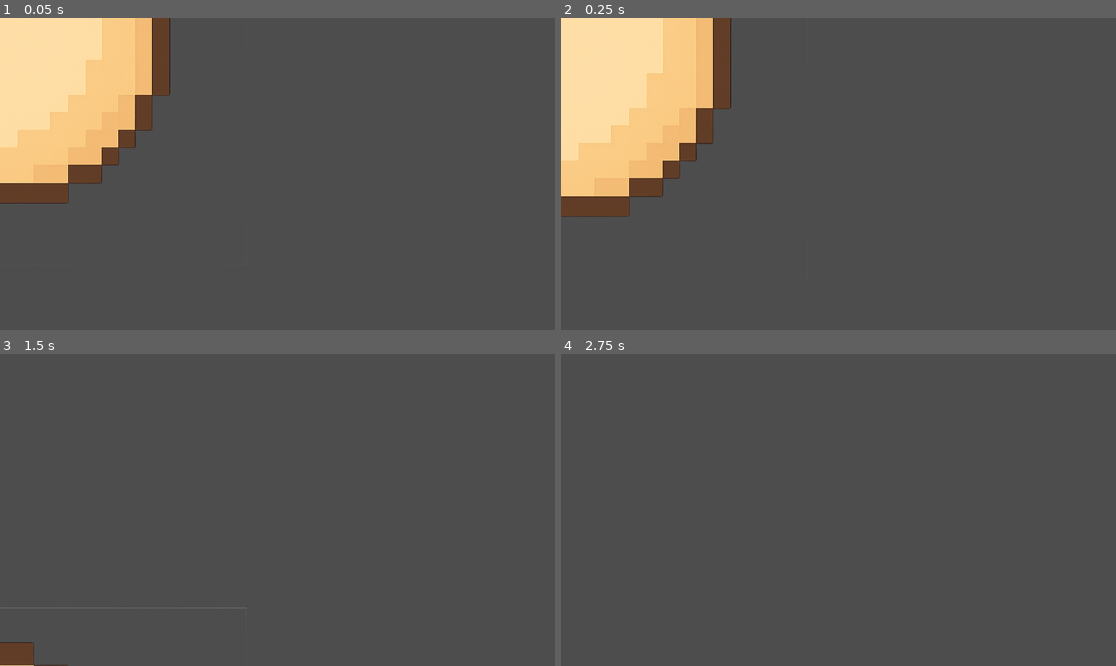
Above: before the commit, frames 1-4 (two rows, left to right).
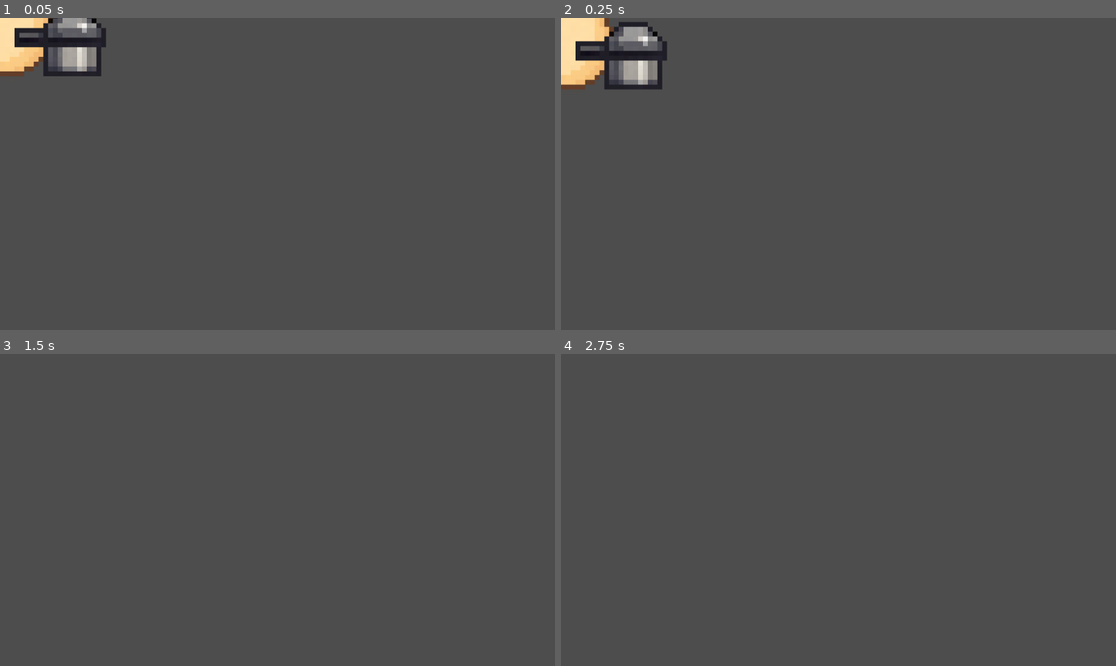
Above: after the commit, the same moments.

Repository: mathison0/eggpack
Game: Godot game, scene res://scenes/player/egg.tscn
Same seed, same stepped clock (60 frames per second), same inputs: the game is played once before the commit and once after it.
Inputs:
- Up to frame 1 (0.05 s): no input
- Up to frame 2 (0.25 s): no input
- Up to frame 3 (1.5 s): no input
- Up to frame 4 (2.75 s): tap Enter at 2 s

The runs differ from the first frame. In frame 1, 15% of the frame differs, in the area x 0-31%, y 0-60%; in frame 2, 16%, in the area x 0-31%, y 0-64%; in frame 3, 0.6%; in frame 4, nothing differs.

Commit message:
asset 추가

Diff:
--- a/scenes/player/egg.tscn
+++ b/scenes/player/egg.tscn
@@ -1,17 +1,31 @@
-[gd_scene load_steps=3 format=3 uid="uid://h17puraebncd"]
+[gd_scene load_steps=5 format=3 uid="uid://h17puraebncd"]
 
 [ext_resource type="Texture2D" uid="uid://cii47wtsuo8q1" path="res://assets/graphics/egg_img.png" id="1_60cwx"]
+[ext_resource type="Texture2D" uid="uid://cwoo5r88f5cqs" path="res://assets/graphics/jetpack_left.png" id="2_0nht5"]
+[ext_resource type="Texture2D" uid="uid://c1rww8piheekw" path="res://assets/graphics/jetpack_right.png" id="3_eb0g5"]
 
 [sub_resource type="CapsuleShape2D" id="CapsuleShape2D_6upkn"]
-radius = 376.0
-height = 866.0
+radius = 110.0
+height = 262.0
 
-[node name="egg" type="RigidBody2D"]
+[node name="Egg" type="RigidBody2D"]
 
 [node name="Sprite2D" type="Sprite2D" parent="."]
 texture = ExtResource("1_60cwx")
 
 [node name="CollisionShape2D" type="CollisionShape2D" parent="."]
-position = Vector2(0, -20)
+position = Vector2(5, -1)
 shape = SubResource("CapsuleShape2D_6upkn")
 one_way_collision_margin = 0.0
+
+[node name="JetpackLeft" type="Node2D" parent="."]
+
+[node name="Sprite2D" type="Sprite2D" parent="JetpackLeft"]
+position = Vector2(-150, 80)
+texture = ExtResource("2_0nht5")
+
+[node name="JetpackRight" type="Node2D" parent="."]
+
+[node name="Sprite2D" type="Sprite2D" parent="JetpackRight"]
+position = Vector2(150, 80)
+texture = ExtResource("3_eb0g5")
Binary file changed: assets/graphics/egg_img.png
Binary file added: assets/graphics/jetpack_left.png
Not shown, added: assets/graphics/jetpack_left.png.import
Binary file added: assets/graphics/jetpack_left_with_fire.png
Not shown, added: assets/graphics/jetpack_left_with_fire.png.import
Binary file added: assets/graphics/jetpack_right.png
Not shown, added: assets/graphics/jetpack_right.png.import
Binary file added: assets/graphics/jetpack_right_with_fire.png
Not shown, added: assets/graphics/jetpack_right_with_fire.png.import
